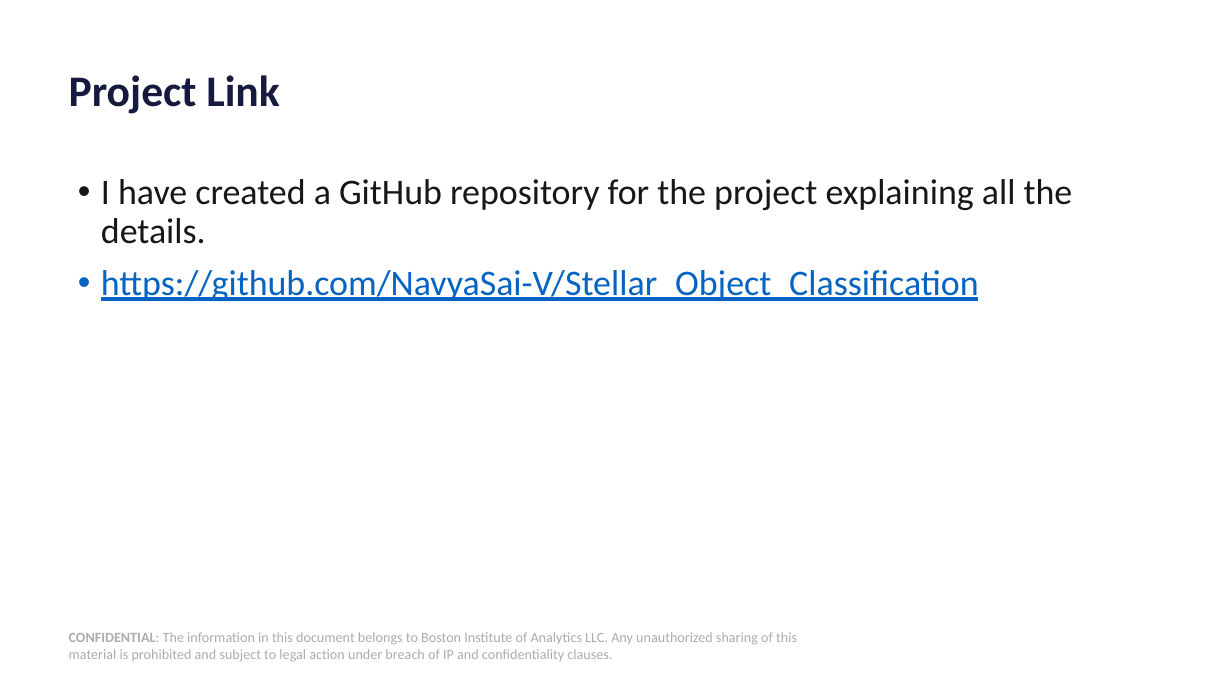
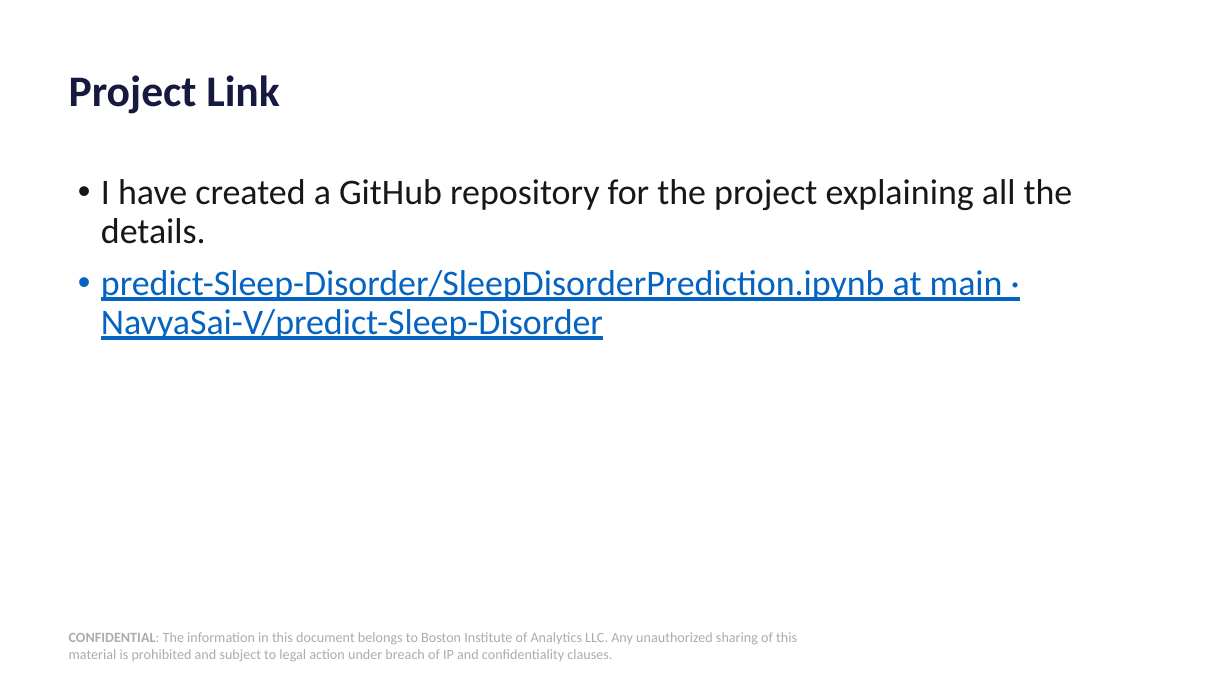
Before and after one commit to NavyaSai-V/predict-Sleep-Disorder, a slide deck: slide 21 of PPT Sleep disorder.pptx (slide 18 before the commit). Drawn at 1232x693 pixels with LibreOffice and Linux fonts; fonts in the diff are those of the drawing; background and template pictures are left out. Boxes give left, top, right and bottom in pixels: in the first picture for what was removed or moved away, otherwise in the second. Text is boxed around its words. In the diff, an @@ line names an element or a change of style, - is before the commit and + after.

```diff
--- a/PPT Sleep disorder.pptx
+++ b/PPT Sleep disorder.pptx
@@ text at (101,270,1003,340): text changed @@
-• https://github.com/NavyaSai-V/Stellar_Object_Classification
+• predict-Sleep-Disorder/SleepDisorderPrediction.ipynb at main · NavyaSai-V/predict-Sleep-Disorder
```
Also in this commit, not shown: 13 other slides changed, 4 slides added, 1 slide removed.
